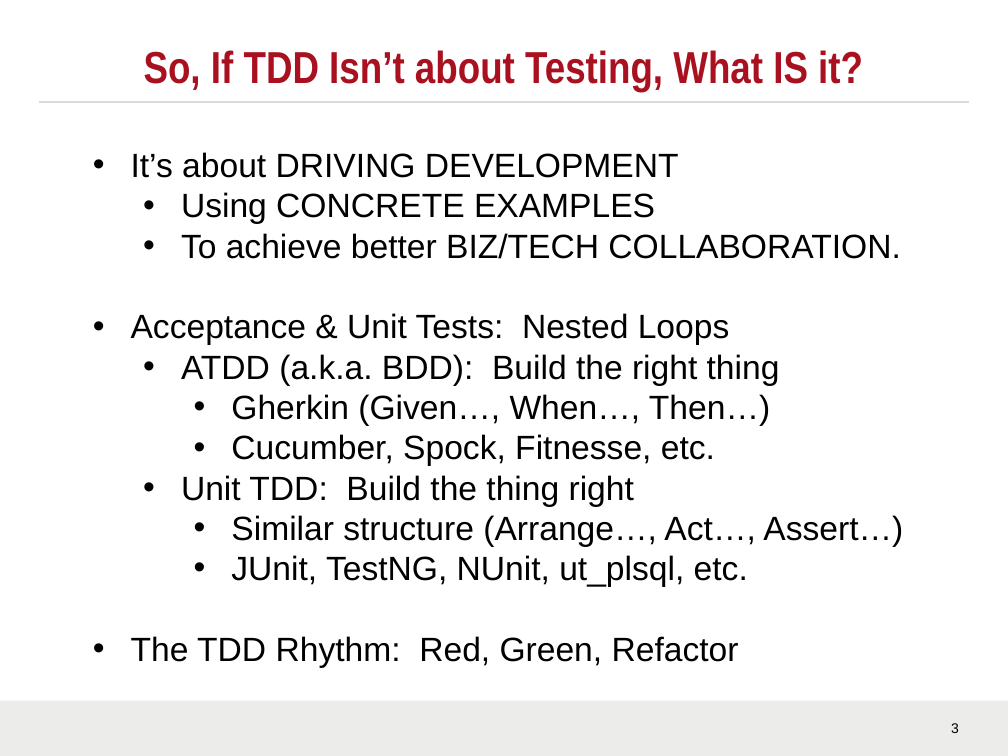
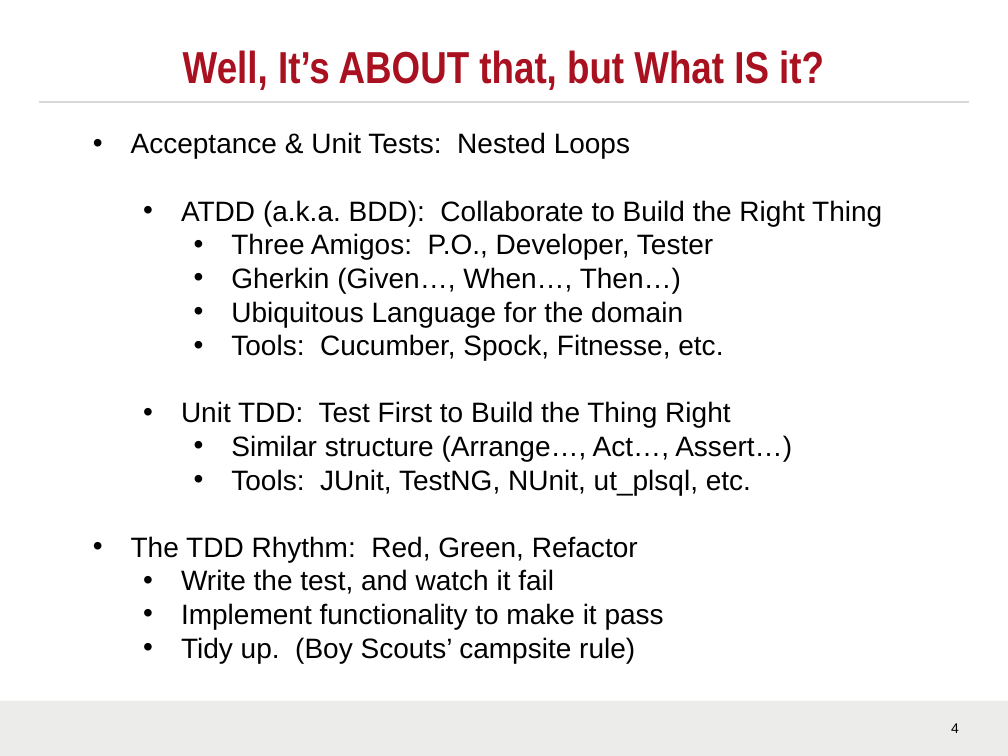
Before and after one commit to LanceZant/atdd-cucumber-jvm, a slide deck: slide 4 of doc/TDD Overview.pptx (slide 3 before the commit). Drawn at 1008x756 pixels with LibreOffice and Linux fonts; fonts in the diff are those of the drawing; background and template pictures are left out. Boxes give left, top, right and bottom in pixels: in the first picture for what was removed or moved away, otherwise in the second. Text is boxed around its words. In the diff, an @@ line names an element or a change of style, - is before the commit and + after.

```diff
--- a/doc/TDD Overview.pptx
+++ b/doc/TDD Overview.pptx
@@ title at [183, 50, 824, 90]: text changed @@
-So, If TDD Isn’t about Testing, What IS it?
+Well, It’s ABOUT that, but What IS it?
@@ text "Acceptance & Unit Tests: Nested ...": place and size @@
-text "Acceptance & Unit Tests: Nested ..." at [131, 152, 903, 668]
+text "Acceptance & Unit Tests: Nested ..." at [131, 132, 882, 663]
@@ text at [131, 132, 792, 562]: size 24 to 20 pt in "Acceptance & Unit Tests: Nested Loops", "Gherkin (Given…, When…, Then…)", "Similar structure (Arrange…, Act…, Assert…)", "The TDD Rhythm: Red, Green, Refactor" @@
@@ text at [131, 152, 900, 259]: paragraphs removed @@
-• It’s about DRIVING DEVELOPMENT
-  • Using CONCRETE EXAMPLES
-  • To achieve better BIZ/TECH COLLABORATION.
@@ text at [181, 200, 882, 259]: text changed; size 24 to 20 pt @@
-  • ATDD (a.k.a. BDD): Build the right thing
+  • ATDD (a.k.a. BDD): Collaborate to Build the Right Thing
+    • Three Amigos: P.O., Developer, Tester
@@ text at [181, 301, 730, 427]: text changed; size 24 to 20 pt @@
-    • Cucumber, Spock, Fitnesse, etc.
-  • Unit TDD: Build the thing right
+    • Ubiquitous Language for the domain
+    • Tools: Cucumber, Spock, Fitnesse, etc.
+  • Unit TDD: Test First to Build the Thing Right
@@ text at [231, 469, 751, 495]: text changed; size 24 to 20 pt @@
-    • JUnit, TestNG, NUnit, ut_plsql, etc.
+    • Tools: JUnit, TestNG, NUnit, ut_plsql, etc.
@@ text at [181, 569, 664, 663]: paragraphs added @@
+  • Write the test, and watch it fail
+  • Implement functionality to make it pass
+  • Tidy up. (Boy Scouts’ campsite rule)
@@ page number at [951, 723, 959, 733]: text changed @@
-3
+4
```
Also in this commit, not shown: 5 other slides changed, 2 slides added.
